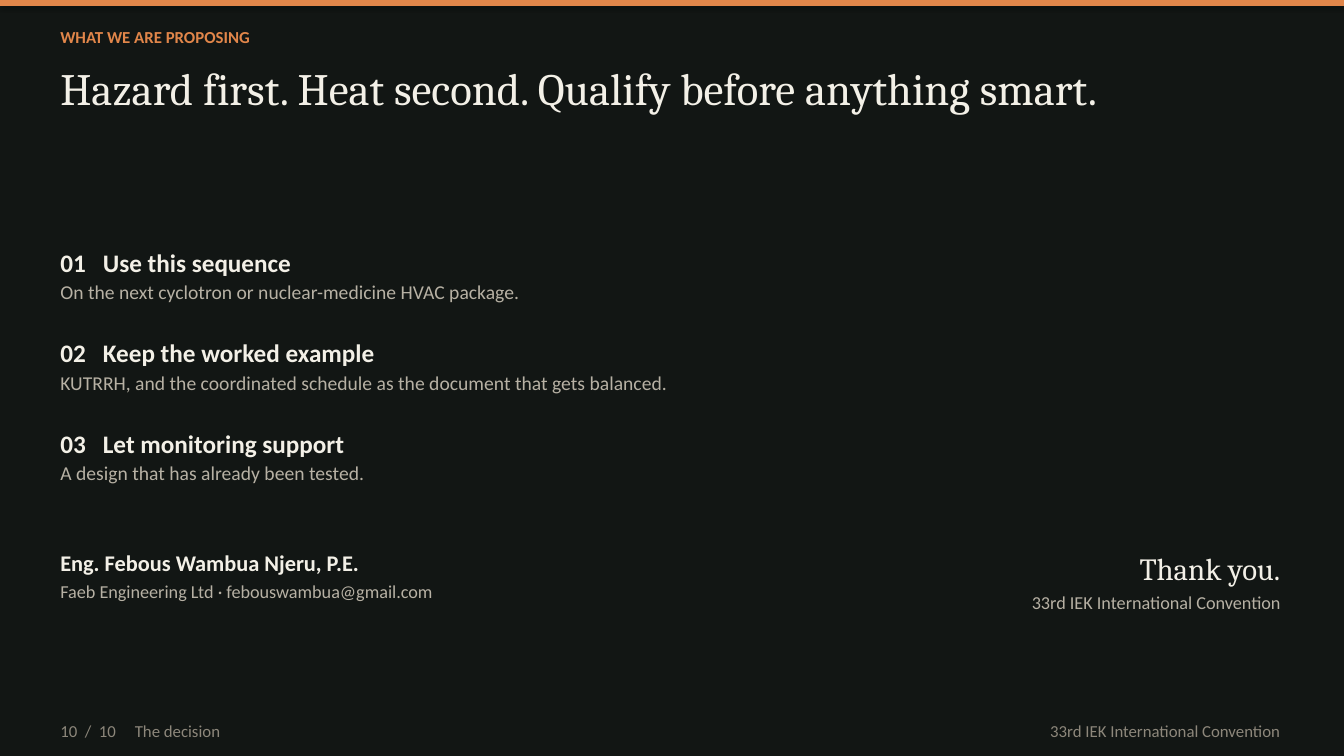
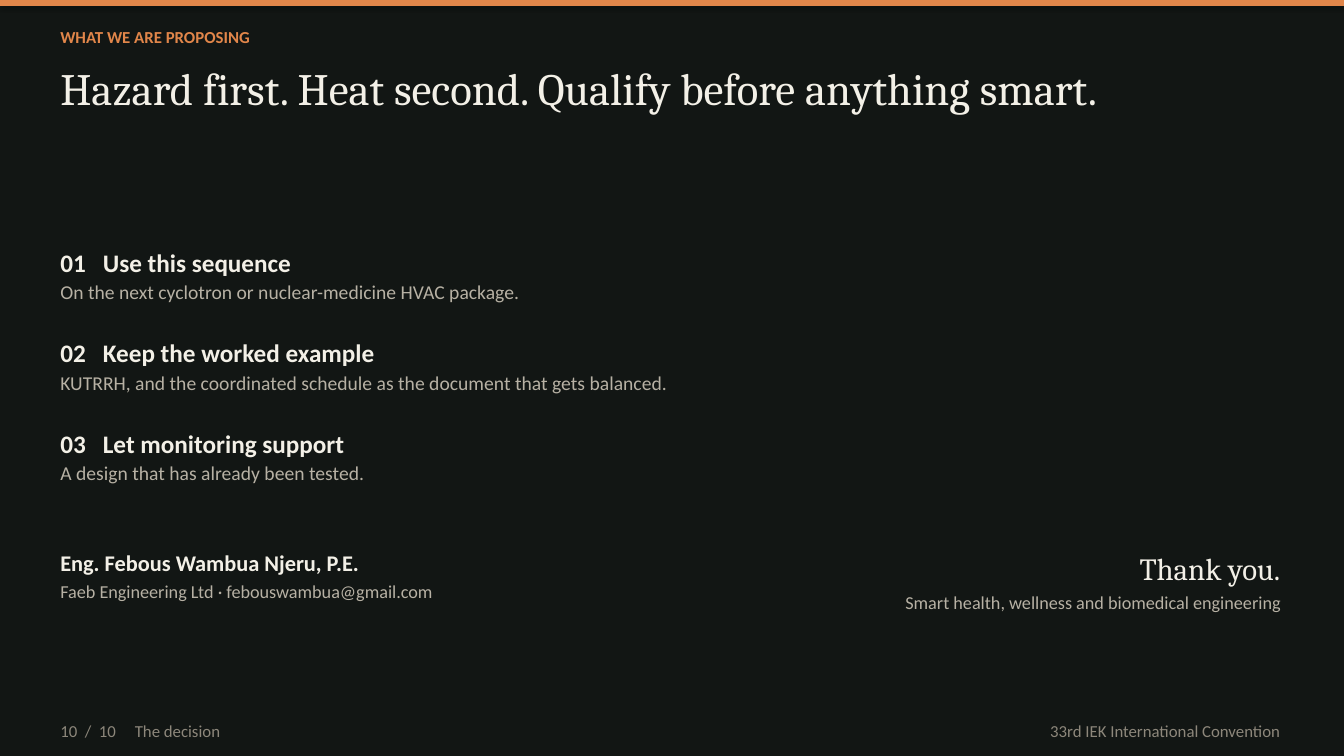
Before and after one commit to kakaijacob/Special-Operations-Schema, a slide deck: slide 10 of iek-talks/IEK_Cyclotron_HVAC_10_slides.pptx. Drawn at 1344x756 pixels with LibreOffice and Linux fonts; fonts in the diff are those of the drawing. Boxes give left, top, right and bottom in pixels: in the first picture for what was removed or moved away, otherwise in the second. Text is boxed around its words. In the diff, an @@ line names an element or a change of style, - is before the commit and + after.

```diff
--- a/iek-talks/IEK_Cyclotron_HVAC_10_slides.pptx
+++ b/iek-talks/IEK_Cyclotron_HVAC_10_slides.pptx
@@ text at box(905, 596, 1280, 612): text changed @@
-33rd IEK International Convention
+Smart health, wellness and biomedical engineering
```
Also in this commit, not shown: 1 other slide changed, 2 other files.
